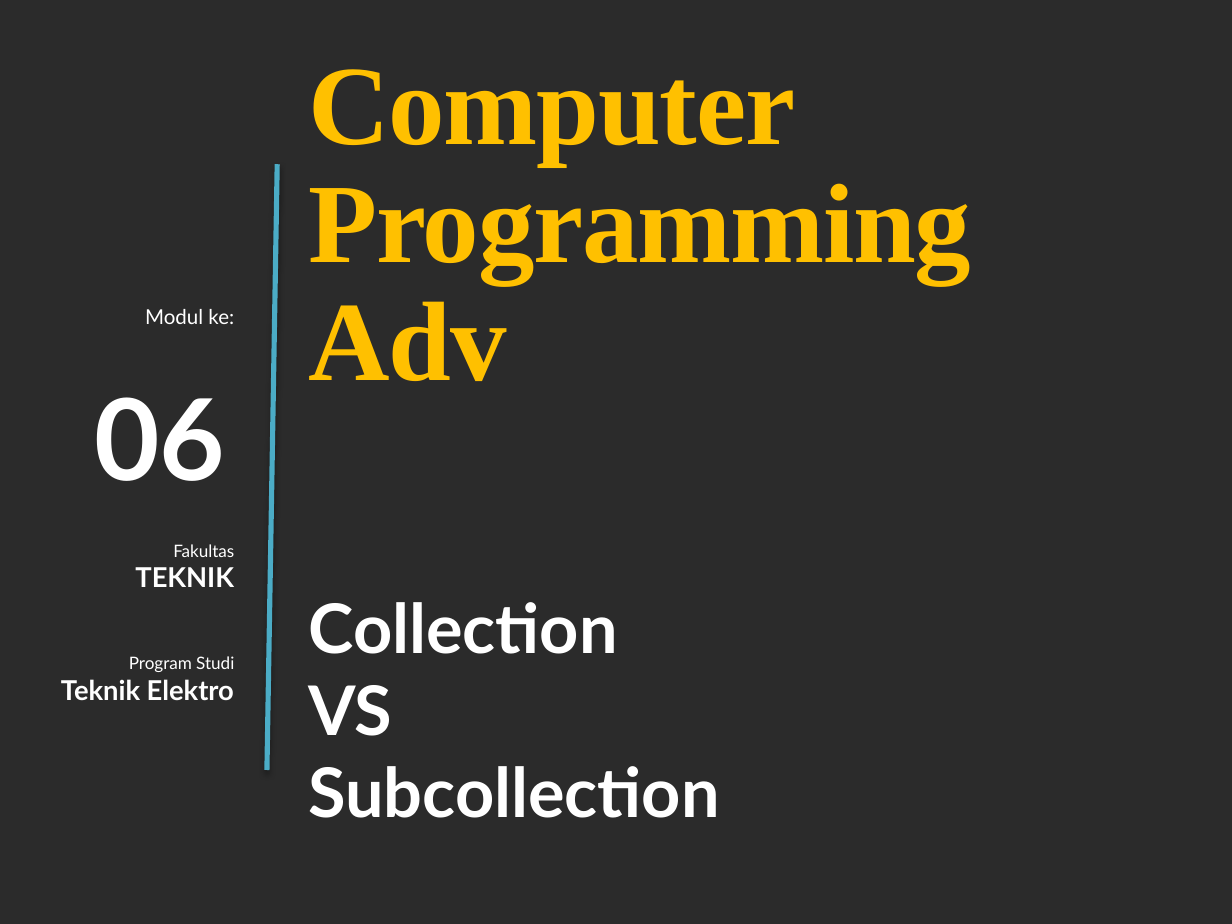
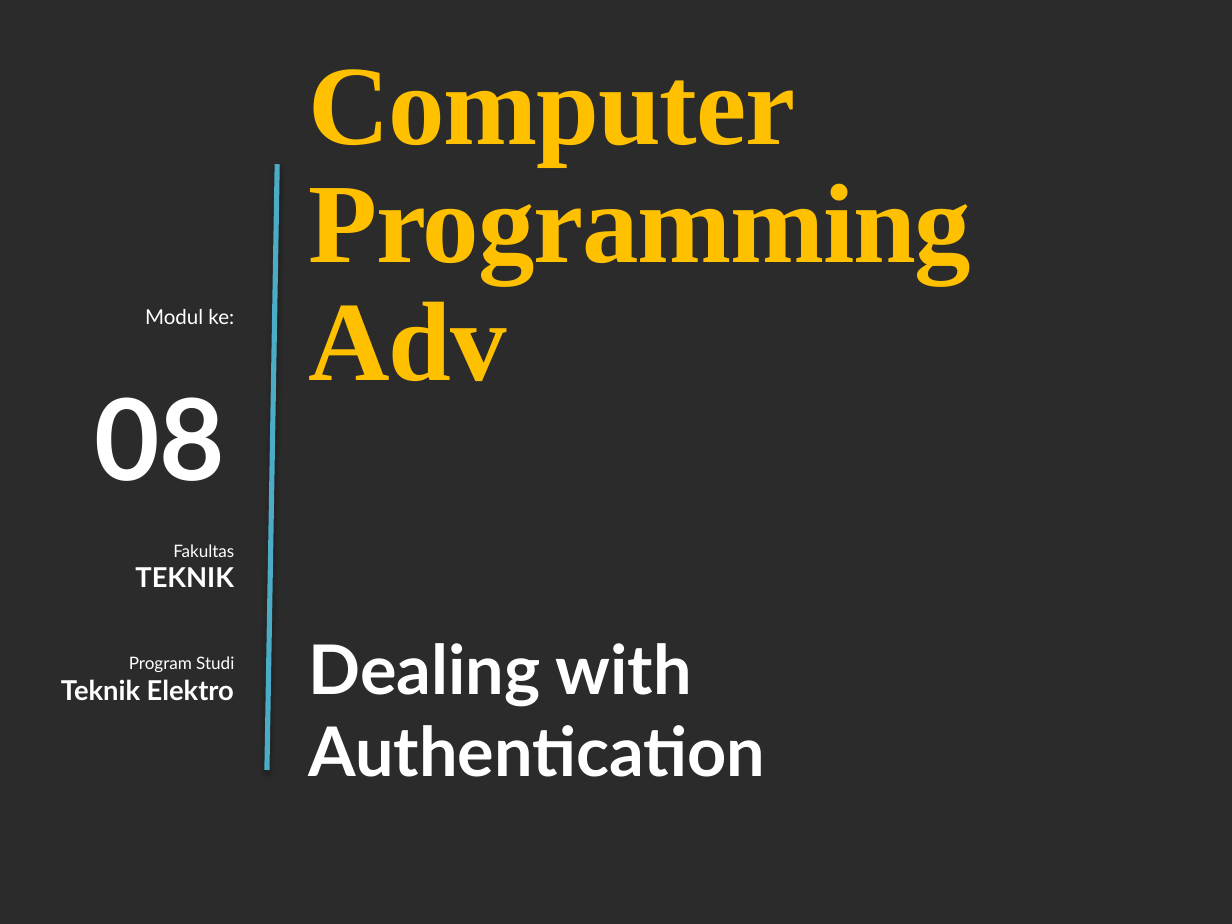
Before and after one commit to zendi014/PK2, a slide deck: slide 1 of PPT/M8 Dealing with Auth.pptx. Drawn at 1232x924 pixels with LibreOffice and Linux fonts; fonts in the diff are those of the drawing; background and template pictures are left out; a plain dark background stands for a picture behind light text. Boxes give left, top, right and bottom in pixels: in the first picture for what was removed or moved away, otherwise in the second. Text is boxed around its words. In the diff, an @@ line names an element or a change of style, - is before the commit and + after.

Commit message:
add PPT

```diff
--- a/PPT/M8 Dealing with Auth.pptx
+++ b/PPT/M8 Dealing with Auth.pptx
@@ text at box(94, 397, 225, 481): text changed @@
-06
+08
@@ text at box(309, 643, 766, 777): text changed @@
-Collection
-VS
-Subcollection
+Dealing with
+Authentication
```
Also in this commit, not shown: 1 other slide changed, 9 slides added, 6 slides removed, 2 other files.
